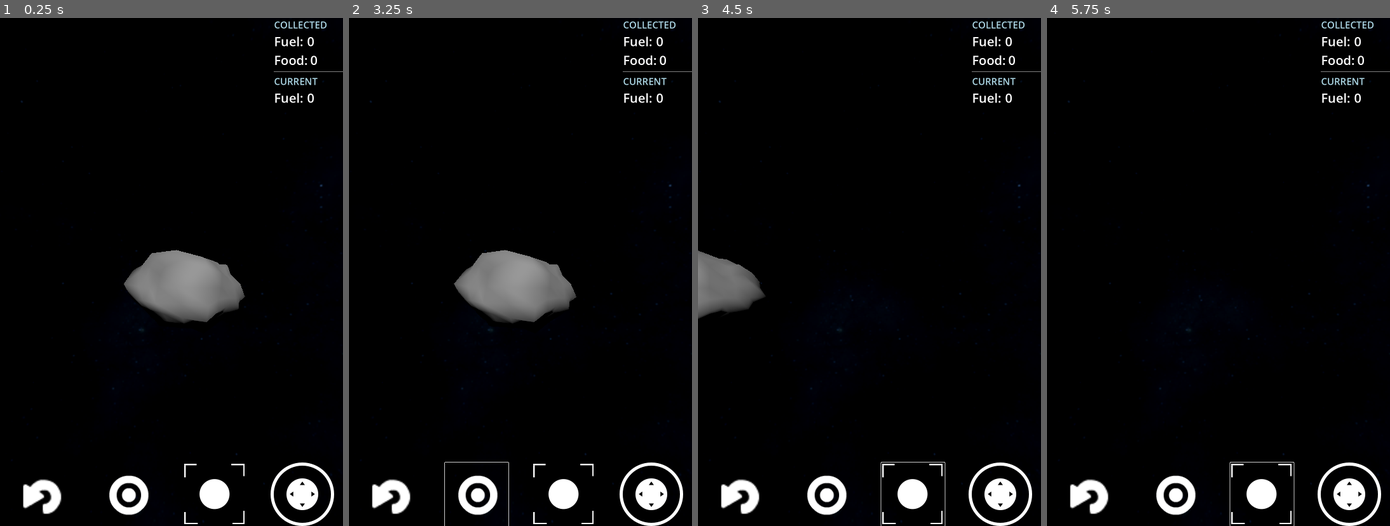
Above: before the commit, frames 1-4 (left to right).
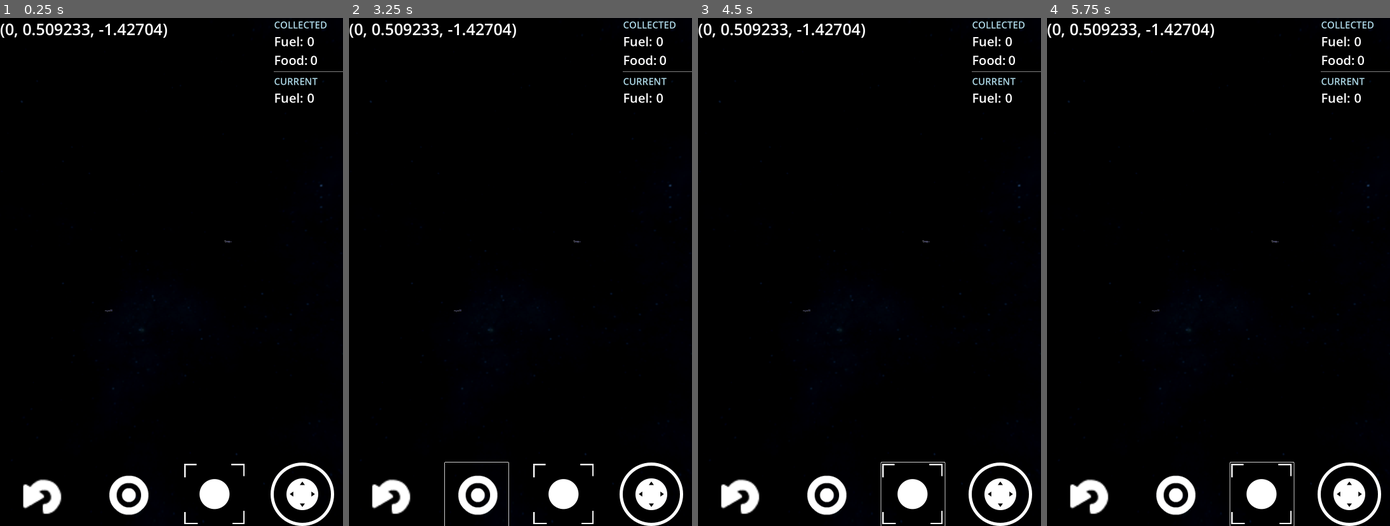
Above: after the commit, the same moments.

Repository: francosorbello/the-deep-end
Game: Godot game, scene res://main.tscn
The game is run twice, just before and just after one commit, with the same random seed, the same clock (stepped at 60 frames per second) and the same inputs.
Inputs (mouse positions are in pixels of both pictures, inside the frame that each line leads up to):
- Up to frame 1 (0.25 s): no input
- Up to frame 2 (3.25 s): click (475, 495) at 0.5 s; click (565, 495) at 1.25 s; click (390, 495) at 2 s; tap Enter at 2.75 s; move the mouse to (595, 246) at 2.77 s; hold Right (ui_right) from 2.78 s (still down); tap E (interact) at 2.85 s; click (595, 246) at 2.92 s
- Up to frame 3 (4.5 s): release Right (ui_right) at 3.5 s; drag from (800, 297) to (852, 373) at 3.52 s; move the mouse to (903, 160) at 4.27 s; hold Right (ui_right) from 4.28 s (still down); tap E (interact) at 4.35 s
- Up to frame 4 (5.75 s): release Right (ui_right) at 5 s; drag from (1201, 373) to (1115, 195) at 5.02 s

The runs differ from the first frame. In frame 1, 4.0% of the frame differs, in the area x 0-72%, y 1-62%; in frame 2, 4.0%, in the area x 0-68%, y 1-61%; in frame 3, 2.2%; in frame 4, 0.5%.

Commit message:
added procedural generator. changed controls to follow camera forward

Diff:
--- a/main.tscn
+++ b/main.tscn
@@ -1,10 +1,9 @@
-[gd_scene load_steps=9 format=3 uid="uid://6dfaax6b46w2"]
+[gd_scene load_steps=8 format=3 uid="uid://6dfaax6b46w2"]
 
 [ext_resource type="PackedScene" uid="uid://bpr7iidbnil28" path="res://player/rigid_player.tscn" id="1_06qhk"]
 [ext_resource type="Texture2D" uid="uid://cg4siv1tj7ay0" path="res://assets/panorama2.png" id="2_nyyny"]
 [ext_resource type="PackedScene" uid="uid://bjkgawg84pykg" path="res://ui/game_ui.tscn" id="3_swbsb"]
-[ext_resource type="PackedScene" uid="uid://gvcugplcwm5w" path="res://asteroid/asteroid.tscn" id="4_7iy54"]
-[ext_resource type="PackedScene" uid="uid://6g7xidwaj7c2" path="res://spaceship/spaceship.tscn" id="5_78elt"]
+[ext_resource type="PackedScene" uid="uid://bn172bqytai50" path="res://procedural-generator/procedural_generator.tscn" id="4_lps03"]
 
 [sub_resource type="PanoramaSkyMaterial" id="PanoramaSkyMaterial_aw77y"]
 panorama = ExtResource("2_nyyny")
@@ -34,8 +33,4 @@
 [node name="DirectionalLight3D" type="DirectionalLight3D" parent="."]
 transform = Transform3D(1, 0, 0, 0, 0.858566, 0.512702, 0, -0.512702, 0.858566, 0, 4.91951, 0)
 
-[node name="asteroid" parent="." instance=ExtResource("4_7iy54")]
-transform = Transform3D(1, 0, 0, 0, 1, 0, 0, 0, 1, 0.370348, 0, -9.61304)
-
-[node name="spaceship" parent="." instance=ExtResource("5_78elt")]
-transform = Transform3D(1, 0, 0, 0, 1, 0, 0, 0, 1, 0, 0, 11.4635)
+[node name="ProceduralGenerator" parent="." instance=ExtResource("4_lps03")]
--- a/player/rigid_player.gd
+++ b/player/rigid_player.gd
@@ -14,8 +14,10 @@
 func _process(_delta: float) -> void:
     move_vector = Input.get_vector("ui_left", "ui_right", "ui_up", "ui_down")
     var direction = ($PlayerCamera.transform.basis * Vector3(move_vector.x, 0, move_vector.y)).normalized()
+    var camera_foward = $PlayerCamera.get_global_transform().basis.z
     if direction:
-        apply_force(Vector3(direction.x, 0, direction.z) * 5)
+        # apply_force(Vector3(direction.x, 0, direction.z) * 5)
+        apply_force(camera_foward * direction.z * speed)
 
     if Input.is_action_pressed("stop"):
         apply_force(-linear_velocity * speed)
@@ -28,10 +30,10 @@
     if Input.is_action_just_released("reset"):
         $PlayerCamera.reset()
         $PlayerCamera.stabilize()
+    $Debugger.log(str(global_position))
 
 
 func _on_interact_area_area_entered(area:Area3D) -> void:
-    print(area, ",",area.get_parent())
     if area.get_parent().is_in_group("interactable"):
         print("found interactable")
         current_interactable = area.get_parent()
--- a/player/rigid_player.tscn
+++ b/player/rigid_player.tscn
@@ -1,6 +1,7 @@
-[gd_scene load_steps=5 format=3 uid="uid://bpr7iidbnil28"]
+[gd_scene load_steps=6 format=3 uid="uid://bpr7iidbnil28"]
 
 [ext_resource type="Script" path="res://player/rigid_player.gd" id="1_ytnmq"]
+[ext_resource type="PackedScene" uid="uid://b6x2pt6fhjhqg" path="res://utils/debugger.tscn" id="2_epamv"]
 [ext_resource type="Script" path="res://player/player_camera.gd" id="2_i1rhi"]
 
 [sub_resource type="CapsuleShape3D" id="CapsuleShape3D_evud0"]
@@ -10,6 +11,8 @@
 
 [node name="RigidPlayer" type="RigidBody3D"]
 script = ExtResource("1_ytnmq")
+
+[node name="Debugger" parent="." instance=ExtResource("2_epamv")]
 
 [node name="CollisionShape3D" type="CollisionShape3D" parent="."]
 shape = SubResource("CapsuleShape3D_evud0")
--- /dev/null
+++ b/procedural-generator/procedural_generator.gd
@@ -0,0 +1,52 @@
+# @tool
+extends Node3D
+class_name ProceduralGenerator
+
+@export_category("Spawn")
+@export var objects_to_spawn : Array[PackedScene] = []
+@export var min_spawn_amount : int = 10
+@export var max_spawn_amount : int = 20
+
+@export_category("Ring")
+@export var ring_count : int = 5
+@export var initial_ring_radius : float = 100
+@export var ring_radius_increment : float = 100
+
+var current_radius : float = initial_ring_radius
+
+@export_category("Debug")
+@export var start: bool:
+    set(value):
+        print("Seting start to ", value)
+        onStart()
+
+func onStart():
+    print("Starting the procedural generator")
+    create_ring()
+    pass
+
+func _ready() -> void:
+    if not Engine.is_editor_hint():
+        onStart()
+
+func create_ring():
+    # create a container
+    var ring = Node3D.new()
+    ring.name = "Ring"
+    ring.transform.origin = Vector3.ZERO
+    print("Creating a ring")
+    add_child(ring)
+    var spawn_amount = randi_range(min_spawn_amount, max_spawn_amount)
+    var angle_increment = 360 / spawn_amount
+    for i in range(spawn_amount):
+        # pick a random object and add it to the ring
+        var object = objects_to_spawn.pick_random()
+        var instance = object.instantiate()
+        ring.add_child(instance)
+
+        # set the position of the object inside a radius
+        var random_radius = randf_range(current_radius, current_radius + ring_radius_increment)
+        var x_pos = cos(deg_to_rad(i * angle_increment)) * random_radius
+        var z_pos = sin(deg_to_rad(i * angle_increment)) * random_radius
+        var y_pos = randf_range(-30, 30)
+        instance.global_position = Vector3(x_pos, y_pos, z_pos)
--- /dev/null
+++ b/procedural-generator/procedural_generator.tscn
@@ -0,0 +1,11 @@
+[gd_scene load_steps=4 format=3 uid="uid://bn172bqytai50"]
+
+[ext_resource type="Script" path="res://procedural-generator/procedural_generator.gd" id="1_e8ncj"]
+[ext_resource type="PackedScene" uid="uid://gvcugplcwm5w" path="res://asteroid/asteroid.tscn" id="2_nwthr"]
+[ext_resource type="PackedScene" uid="uid://6g7xidwaj7c2" path="res://spaceship/spaceship.tscn" id="3_ubaaa"]
+
+[node name="ProceduralGenerator" type="Node3D"]
+script = ExtResource("1_e8ncj")
+objects_to_spawn = Array[PackedScene]([ExtResource("3_ubaaa"), ExtResource("2_nwthr")])
+initial_ring_radius = 30.0
+ring_radius_increment = 30.0
